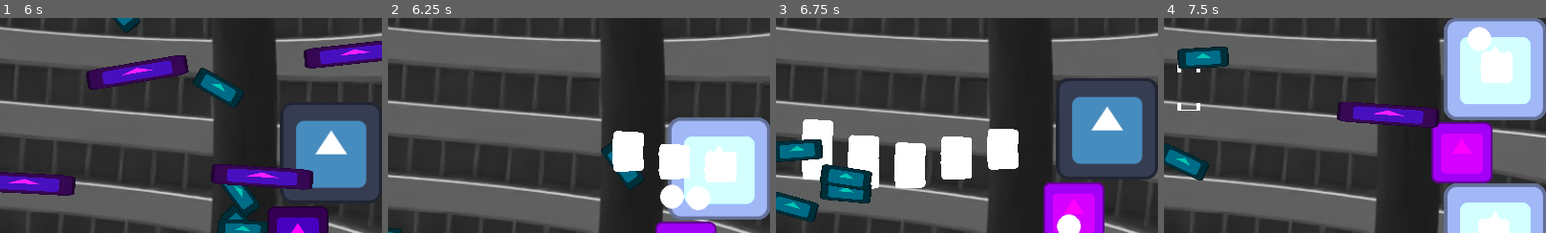
Above: before the commit, frames 1-4 (left to right).
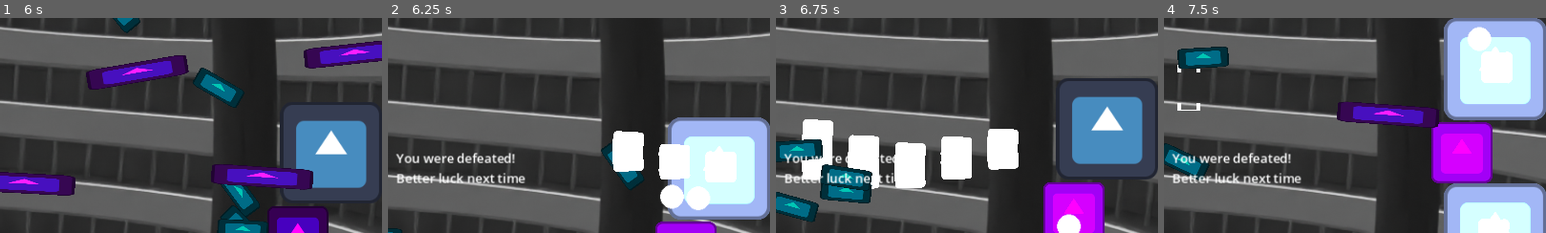
Above: after the commit, the same moments.

Repository: klianc09/bossrushcollab
Game: Godot game, scene res://test.tscn
Same seed, same stepped clock (60 frames per second), same inputs: the game is played once before the commit and once after it. The engine's default icon, where the game draws it, is replaced by a stand-in: a white triangle on a blue panel in a dark square.
Inputs (mouse positions are % of the whole screen's width and height, from its top left):
- Up to frame 1 (6 s): tap Enter at 0.5 s; move the mouse to (72, 45) at 0.52 s; press the mouse at (72, 45) at 0.53 s; hold Right (ui_right) 0.53-1.28 s; move the mouse to (30, 55) at 1.27 s; release the mouse at (30, 55) at 1.28 s; hold Down (ui_down) 1.28-2.03 s; click (30, 55) at 1.35 s; move the mouse to (60, 28) at 2.02 s; press the mouse at (60, 28) at 2.03 s; hold Right (ui_right) 2.03-2.78 s; move the mouse to (45, 70) at 2.77 s; release the mouse at (45, 70) at 2.78 s; hold Up (ui_up) 2.78-3.53 s; click (45, 70) at 2.85 s; move the mouse to (80, 65) at 3.52 s; press the mouse at (80, 65) at 3.53 s; hold Left (ui_left) 3.53-5.03 s; move the mouse to (20, 35) at 4.27 s; release the mouse at (20, 35) at 4.28 s; click (20, 35) at 4.35 s; move the mouse to (55, 50) at 5.02 s; press the mouse at (55, 50) at 5.03 s; hold Down (ui_down) 5.03-5.78 s; move the mouse to (35, 25) at 5.77 s; release the mouse at (35, 25) at 5.78 s; hold Right (ui_right) from 5.78 s (still down); click (35, 25) at 5.85 s
- Up to frame 2 (6.25 s): keep holding Right (ui_right)
- Up to frame 3 (6.75 s): move the mouse to (72, 45) at 6.52 s; release Right (ui_right) at 6.53 s; press the mouse at (72, 45) at 6.53 s; hold Up (ui_up) from 6.53 s (still down)
- Up to frame 4 (7.5 s): move the mouse to (30, 55) at 7.27 s; release Up (ui_up) at 7.28 s; release the mouse at (30, 55) at 7.28 s; hold Right (ui_right) from 7.28 s (still down); click (30, 55) at 7.35 s
The pictures show only the part of the screen within x 46-96%, y 27-77%; the shares and areas given below are measured in that part.

Frame 1 is identical in both runs. In frame 2, 1.7% of the frame differs, in the area x 2-36%, y 62-77%; in frame 3, 1.0%; in frame 4, 1.7%.

Commit message:
add simple death state

Diff:
--- a/hud.gd
+++ b/hud.gd
@@ -45,3 +45,5 @@
 func _on_player_health_change(node: Player) -> void:
 	$PlayerHealthBar.max_value = node.maxHealth
 	$PlayerHealthBar.value = node.health
+	if node.health <= 0:
+		$DeathLabel.visible = true
--- a/test.tscn
+++ b/test.tscn
@@ -86,6 +86,16 @@
 offset_bottom = 391.0
 text = "You defeated the BOSS!"
 
+[node name="DeathLabel" type="Label" parent="CanvasLayer/hud"]
+visible = false
+layout_mode = 0
+offset_left = 453.0
+offset_top = 310.0
+offset_right = 635.0
+offset_bottom = 359.0
+text = "You were defeated!
+Better luck next time"
+
 [node name="UltimateSuccessLabel" type="Label" parent="CanvasLayer/hud"]
 visible = false
 layout_mode = 0
